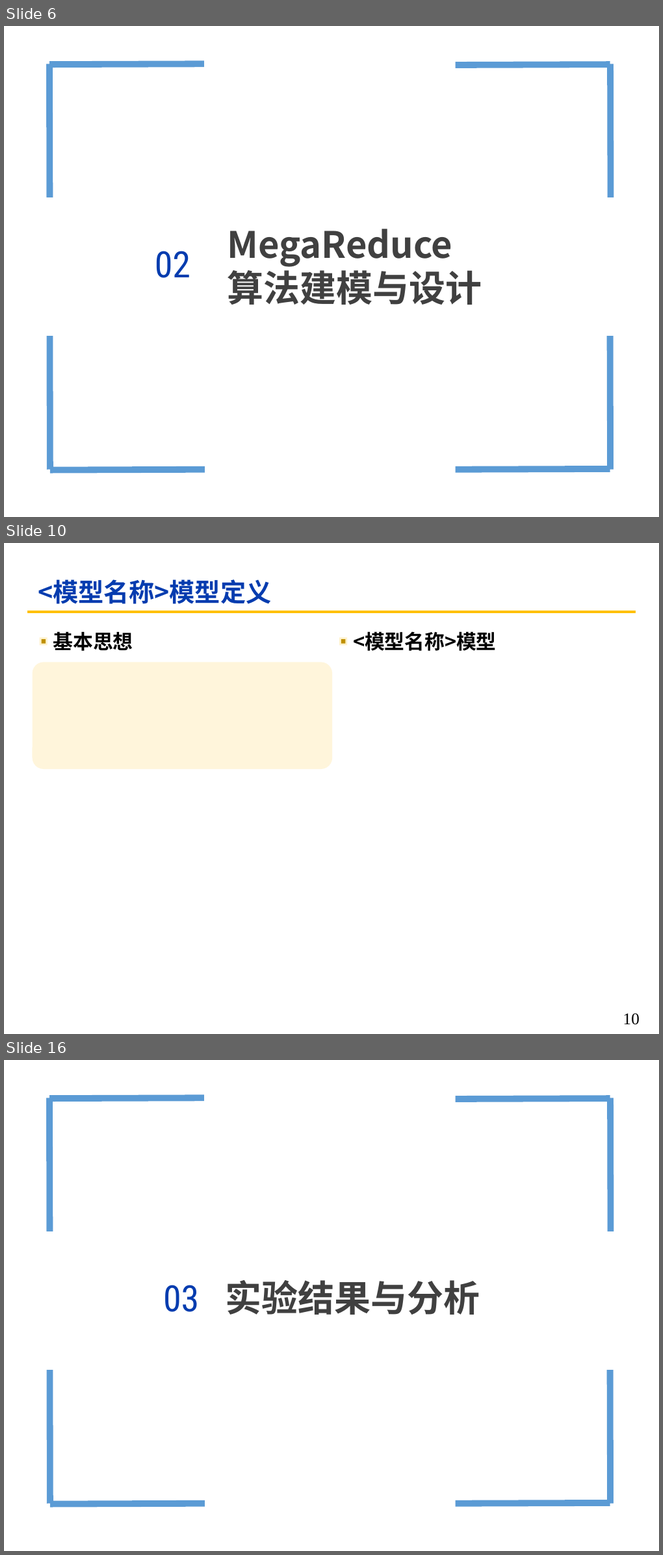
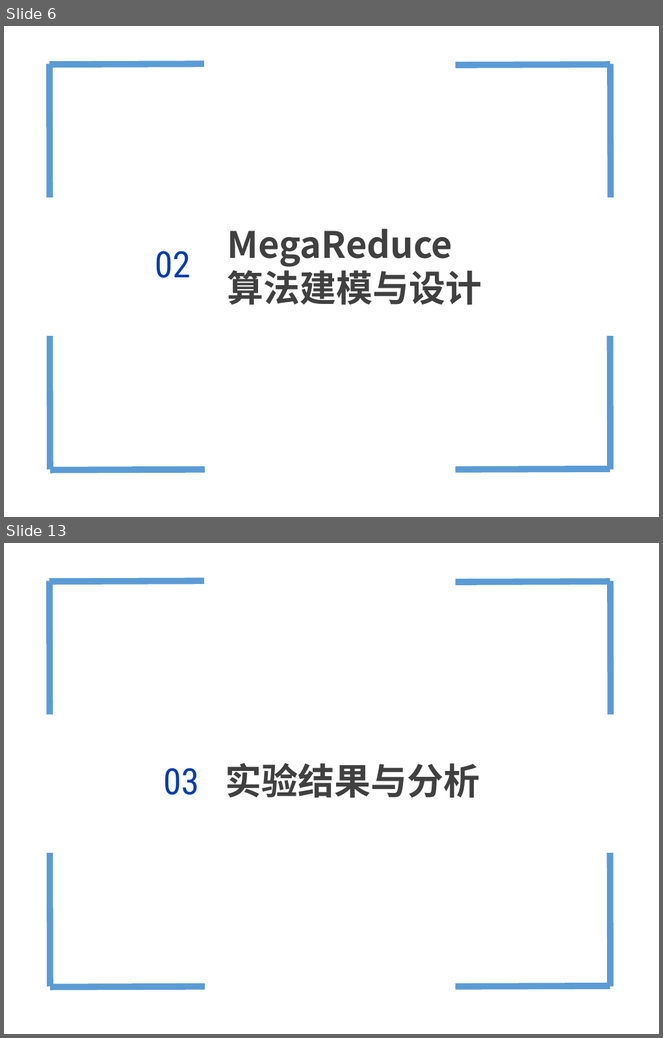
Before and after one commit to cyanbird811/ANTL_papers, a slide deck: 互联网络的设计_汇报/卫星/SPLD/PPT.pptx. Shown one above the other, each under a label of ours: slides 6, 10 and 16 before the commit, slides 6 and 13 after it; the slides between them are not shown. The pictures are 663x1555 and 663x1038 pixels, drawn with LibreOffice and Linux fonts; fonts in the diff are those of the drawing. Boxes give left, top, right and bottom in pixels: in the first picture for what was removed or moved away, otherwise in the second. Text is boxed around its words. In the diff, an @@ line names an element or a change of style, - is before the commit and + after.

```diff
--- a/互联网络的设计_汇报/卫星/SPLD/PPT.pptx
+++ b/互联网络的设计_汇报/卫星/SPLD/PPT.pptx
@@ slide 10 removed at bbox=[4, 543, 659, 1034], background #FFFFFF @@
@@ title removed at bbox=[38, 579, 271, 604] @@
-<模型名称>模型定义
@@ line removed from (27, 612) to (636, 612) @@
@@ rectangle removed at bbox=[339, 637, 347, 645] @@
@@ rectangle removed at bbox=[341, 639, 345, 643] @@
@@ text removed at bbox=[353, 631, 497, 651] @@
-<模型名称>模型
@@ group removed at bbox=[32, 631, 332, 769]: 2 rectangles, 1 text, 1 rounded rectangle @@
-基本思想
@@ page number removed at bbox=[623, 1014, 640, 1025] @@
-10
@@ what was slide 16 is now slide 13 @@
```
Also in this commit, not shown: 6 slides changed, 1 slide added.
